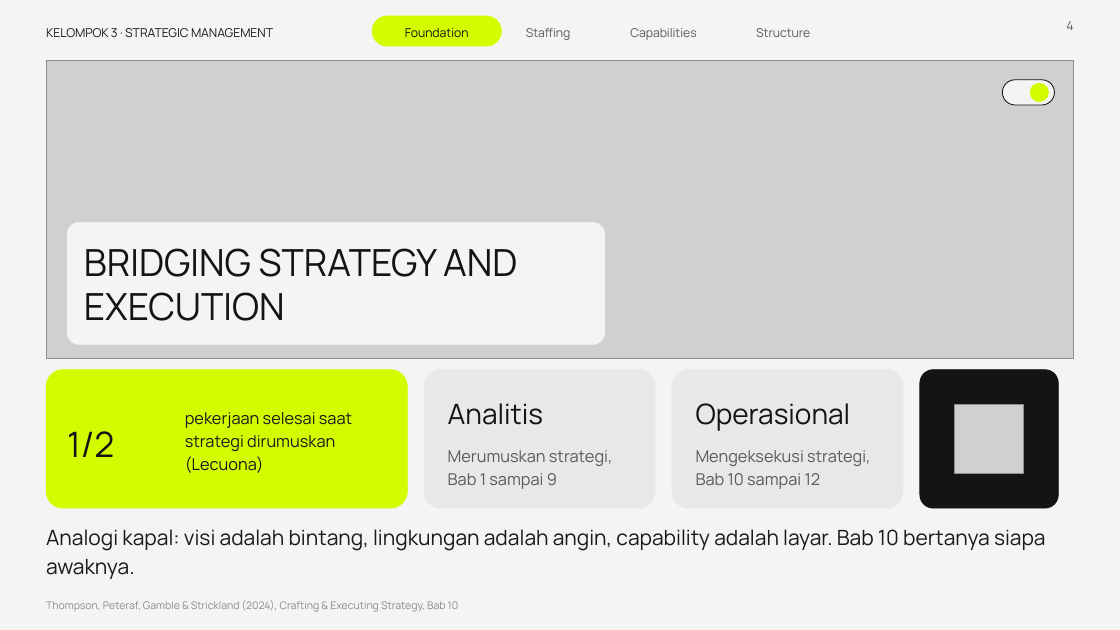
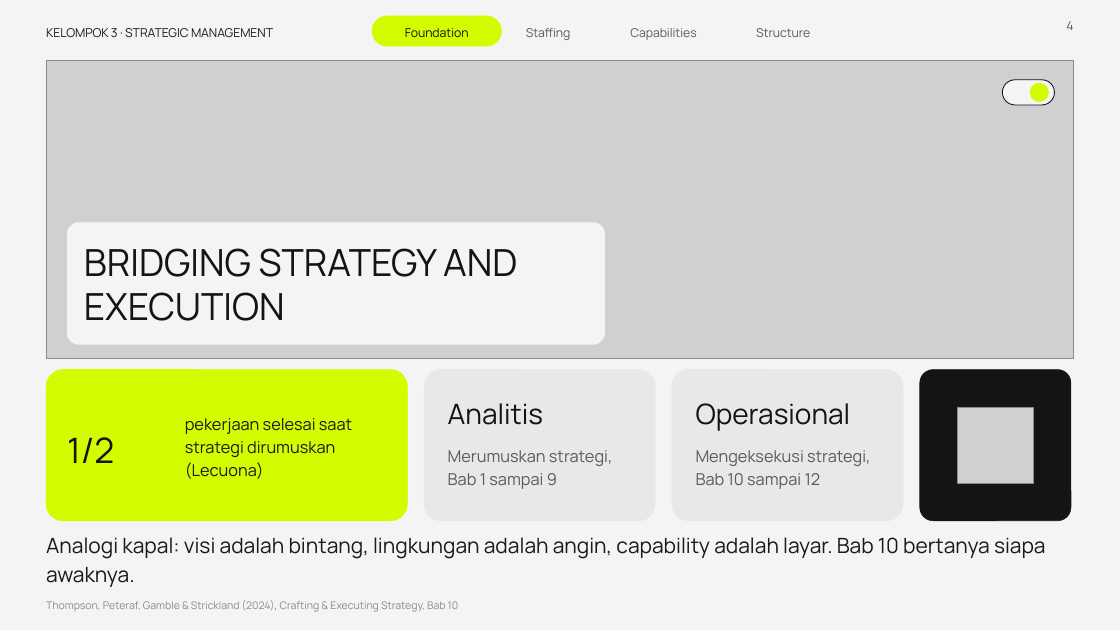
Before and after one commit to aslihabnuri/Dom-Manipulation, a slide deck: slide 4 of presentasi_ch10_kelompok3/SMJKT_Group 3_Aslih_Chapter 10 Strategy Execution.pptx. Drawn at 1120x630 pixels with LibreOffice and Linux fonts; fonts in the diff are those of the drawing; grey boxes stand for pictures; background and template pictures are left out. Boxes give left, top, right and bottom in pixels: in the first picture for what was removed or moved away, otherwise in the second. Text is boxed around its words. In the diff, an @@ line names an element or a change of style, - is before the commit and + after.

```diff
--- a/presentasi_ch10_kelompok3/SMJKT_Group 3_Aslih_Chapter 10 Strategy Execution.pptx
+++ b/presentasi_ch10_kelompok3/SMJKT_Group 3_Aslih_Chapter 10 Strategy Execution.pptx
@@ rounded rectangle resized from (x1=46, y1=370, x2=408, y2=508) to (x1=46, y1=370, x2=408, y2=521) @@
@@ rounded rectangle at (x1=46, y1=370, x2=408, y2=521): proportions changed @@
@@ text "1/2" moved from (x1=67, y1=431, x2=114, y2=457) to (x1=67, y1=437, x2=114, y2=463) @@
@@ text "pekerjaan selesai saat strategi dirumuskan ..." moved from (x1=185, y1=412, x2=352, y2=473) to (x1=185, y1=418, x2=352, y2=479) @@
@@ rounded rectangle at (x1=920, y1=370, x2=1071, y2=521): proportions changed @@
@@ rounded rectangle resized from (x1=920, y1=370, x2=1059, y2=508) to (x1=920, y1=370, x2=1071, y2=521) @@
@@ picture resized from (x1=954, y1=404, x2=1023, y2=473) to (x1=958, y1=408, x2=1033, y2=483) @@
@@ text "Analogi kapal: visi adalah bintang, ..." moved from (x1=46, y1=529, x2=1046, y2=579) to (x1=46, y1=537, x2=1046, y2=587) @@
```
Also in this commit, not shown: 2 other slides changed, 1 other file.
